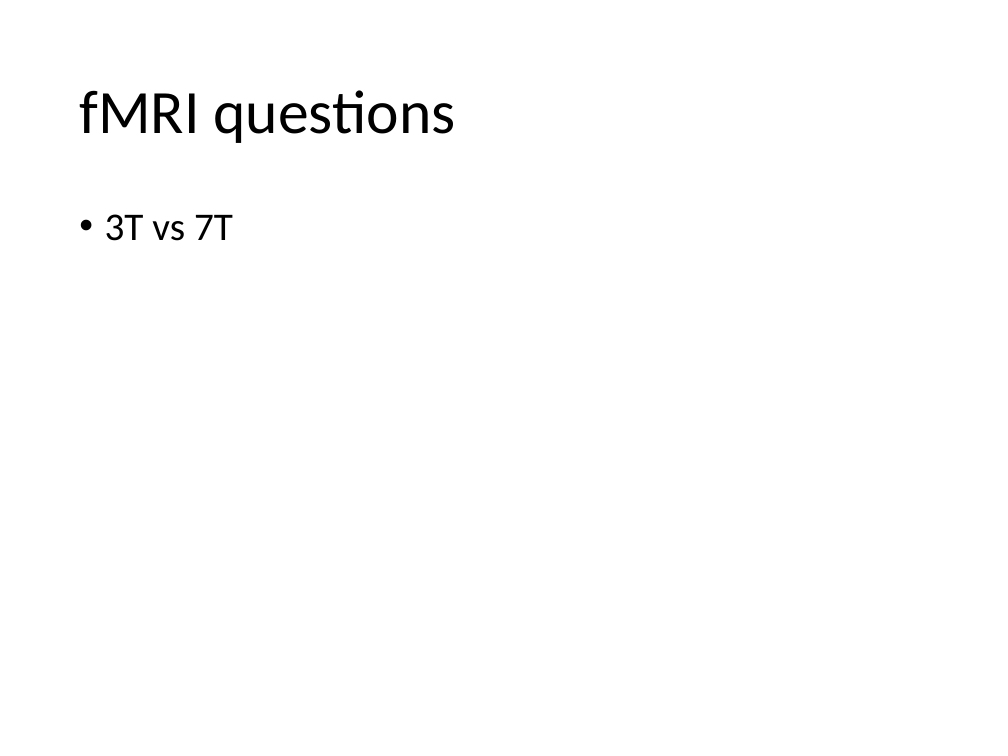
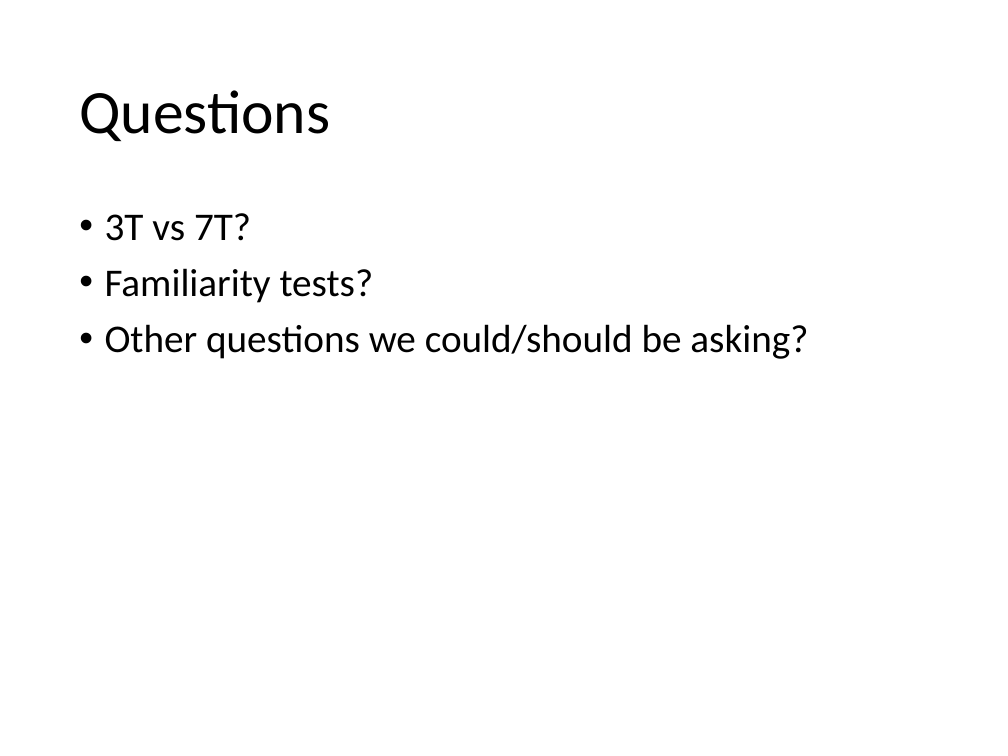
Before and after one commit to asternin/PhDProject, a slide deck: slide 20 of Meetings/2017.05.10-Grahn+KohlerPresentation.pptx. Drawn at 1008x756 pixels with LibreOffice and Linux fonts; fonts in the diff are those of the drawing. Boxes give left, top, right and bottom in pixels: in the first picture for what was removed or moved away, otherwise in the second. Text is boxed around its words. In the diff, an @@ line names an element or a change of style, - is before the commit and + after.

```diff
--- a/Meetings/2017.05.10-Grahn+KohlerPresentation.pptx
+++ b/Meetings/2017.05.10-Grahn+KohlerPresentation.pptx
@@ title at [79,90,330,141]: text changed @@
-fMRI questions
+Questions
@@ text at [105,213,808,359]: text changed @@
-• 3T vs 7T
+• 3T vs 7T?
+• Familiarity tests?
+• Other questions we could/should be asking?
```
Also in this commit, not shown: 7 other slides changed, 1 slide added.
